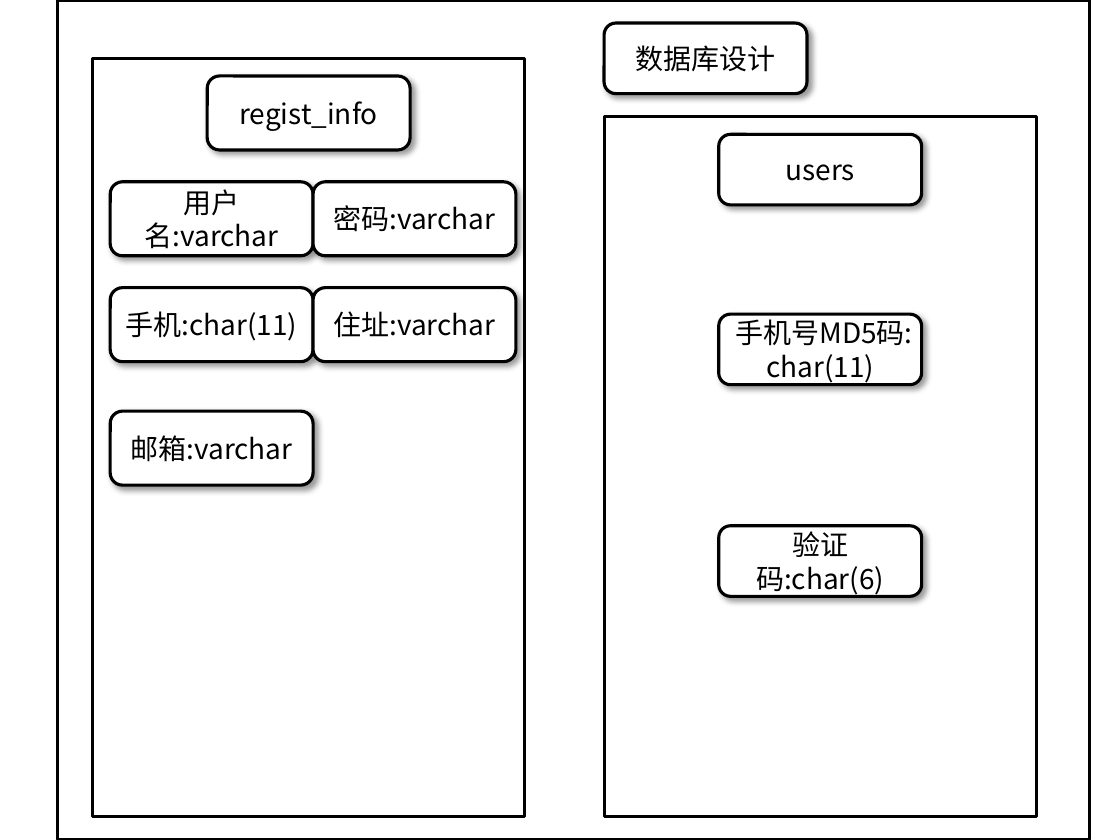
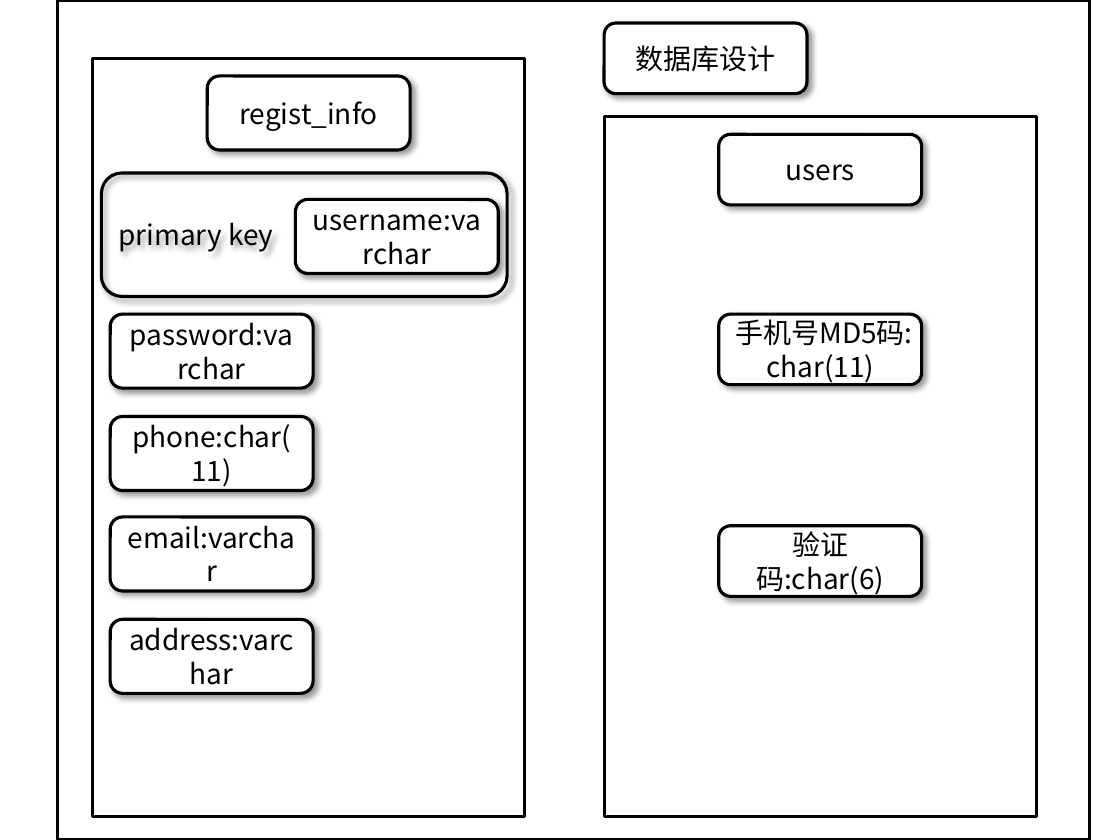
Before and after one commit to Gloria-zzy/UD-development-documents, a slide deck: slide 10 of App流程图和界面.pptx (slide 7 before the commit). Drawn at 1120x840 pixels with LibreOffice and Linux fonts; fonts in the diff are those of the drawing. Boxes give left, top, right and bottom in pixels: in the first picture for what was removed or moved away, otherwise in the second. Text is boxed around its words. In the diff, an @@ line names an element or a change of style, - is before the commit and + after.

```diff
--- a/App流程图和界面.pptx
+++ b/App流程图和界面.pptx
@@ rounded rectangle added at bbox=[102, 174, 507, 297], outline #000000 2 pt, 18 pt, text #000000 @@
+primary key
@@ rounded rectangle "username:varchar": place and size @@
-rounded rectangle "username:varchar" at bbox=[110, 181, 312, 255]
+rounded rectangle "username:varchar" at bbox=[296, 199, 498, 273]
@@ text in rounded rectangle at bbox=[313, 214, 481, 231]: text changed @@
-用户名:varchar
+username:varchar
@@ rounded rectangle "password:varchar": place and size @@
-rounded rectangle "password:varchar" at bbox=[314, 181, 516, 255]
+rounded rectangle "password:varchar" at bbox=[110, 315, 312, 389]
@@ text in rounded rectangle at bbox=[130, 322, 294, 352]: text changed @@
-密码:varchar
+password:varchar
@@ rounded rectangle "phone:char(11)": place and size @@
-rounded rectangle "phone:char(11)" at bbox=[110, 288, 312, 362]
+rounded rectangle "phone:char(11)" at bbox=[110, 417, 312, 491]
@@ text in rounded rectangle at bbox=[132, 424, 291, 487]: text changed @@
-手机:char(11)
+phone:char(11)
@@ rounded rectangle "email:varchar": place and size @@
-rounded rectangle "email:varchar" at bbox=[110, 411, 312, 485]
+rounded rectangle "email:varchar" at bbox=[110, 517, 312, 591]
@@ text in rounded rectangle at bbox=[128, 525, 296, 549]: text changed @@
-邮箱:varchar
+email:varchar
@@ rounded rectangle "address:varchar": place and size @@
-rounded rectangle "address:varchar" at bbox=[314, 288, 516, 362]
+rounded rectangle "address:varchar" at bbox=[110, 619, 312, 693]
@@ text in rounded rectangle at bbox=[129, 627, 294, 651]: text changed @@
-住址:varchar
+address:varchar
```
Also in this commit, not shown: 3 slides added, 1 other file.
